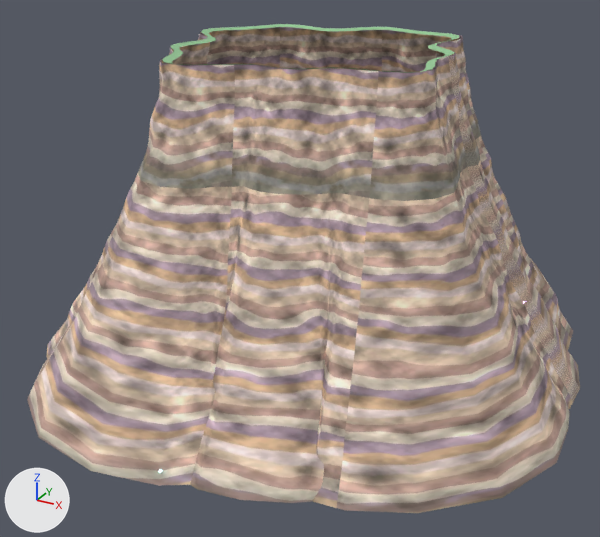
The glTF model data/world/near/CliffWall_stack_07.glb, before and after one commit.
One viewpoint serves both versions: a 50 mm lens placed at (267.0, -507.0, 297.0), pointed at (0.0, -22.0, 55.0). The lights are fixed; the arrows at lower left show +X, +Y and +Z. The first picture is the older version. Where no turn or scale is listed for an object, it has been applied to the vertices.

Objects in the first picture: 'CliffWall_stack_07-lip0', 'CliffWall_stack_07-rock0'.
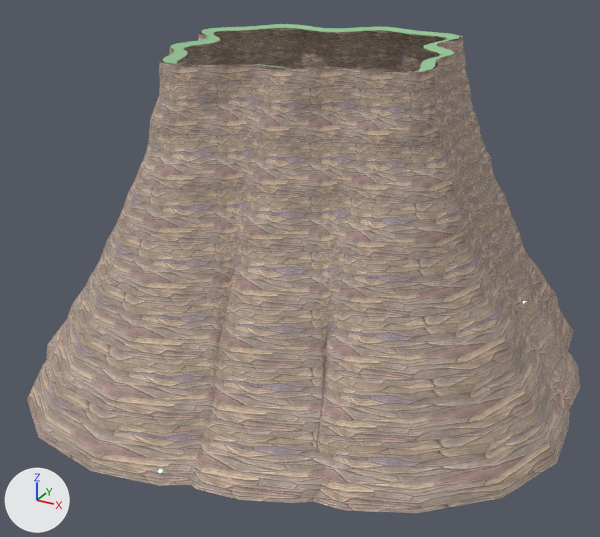
What differs and where, as boxes (x1, y1, x2, y2) in the pictures (600 x 537 px):
'CliffWall_stack_07-rock0', surface changed
    both: (27, 28, 580, 513)
'CliffWall_stack_07-lip0', reshaped
    before: (162, 24, 459, 73)
    after: (162, 24, 459, 72)

Diff of the bpy script that builds the scene:
```diff
--- a/data/world/near/CliffWall_stack_07.glb.py
+++ b/data/world/near/CliffWall_stack_07.glb.py
@@ img_rock2_n @@
+img_rock2_n = load_image('rock2-n', '_unpacked/rock2-n', 1024, 1024, 'Non-Color')
@@ img_rock2 @@
+img_rock2 = load_image('rock2', '_unpacked/rock2', 1024, 1024, 'sRGB')
@@ mat_rock @@
 n0 = _N.new('ShaderNodeBsdfPrincipled'); n0.name = 'Principled BSDF'
 n2 = _N.new('ShaderNodeTexImage'); n2.name = 'Image Texture'
-n2.image = img_rock
+n2.image = img_rock2
+n3 = _N.new('ShaderNodeNormalMap'); n3.name = 'Normal Map'
+n3.uv_map = 'UVMap'
+n4 = _N.new('ShaderNodeTexImage'); n4.name = 'Image Texture.001'
+n4.image = img_rock2_n
 _L.new(n0.outputs[0], n1.inputs[0])  # 'BSDF' to 'Surface'
 _L.new(n2.outputs[0], n0.inputs[0])  # 'Color' to 'Base Color'
+_L.new(n3.outputs[0], n0.inputs[5])  # 'Normal' to 'Normal'
+_L.new(n4.outputs[0], n3.inputs[1])  # 'Color' to 'Color'
@@ me_cliffwall_stack_07_lip0 @@
 me_cliffwall_stack_07_lip0.from_pydata(...)  # 140 vertices, 140 faces; spans x -104.0..104.0, y -104.0..104.0, z -1.0..1.0
 # used by ob_cliffwall_stack_07_lip0; location = (-3.0, -2.3, 210.1)
+# me_cliffwall_stack_07_lip0 part 1: 70 of 140 vertices moved; they spanned x -98.0..98.0, y -99.0..99.0, z -1.0 and now span x -95.0..96.0, y -96.0..96.0, z -1.0; mean shift (0.0, 0.0, 0.0); largest move (-70.0, 68.0, -1.0) -> (-68.0, 66.0, -1.0)
 me_cliffwall_stack_07_lip0.materials.append(mat_moss)
@@ me_cliffwall_stack_07_rock0 @@
 me_cliffwall_stack_07_rock0.from_pydata(...)  # 2240 vertices, 4340 faces; spans x -208.0..208.0, y -210.0..210.0, z -111.0..111.0
 # used by ob_cliffwall_stack_07_rock0; location = (-4.8, -1.9, 99.2)
+# me_cliffwall_stack_07_rock0 part 2: texture (UV) coordinates of 4340 of 4340 faces, centred in x -204.0..205.0, y -205.0..208.0, z -109.0..109.0, changed; they spanned u 0.0..7.84, v 0.08..1.41 and now span u 0.0..23.52, v 0.0..7.42
 me_cliffwall_stack_07_rock0.materials.append(mat_rock)
```
